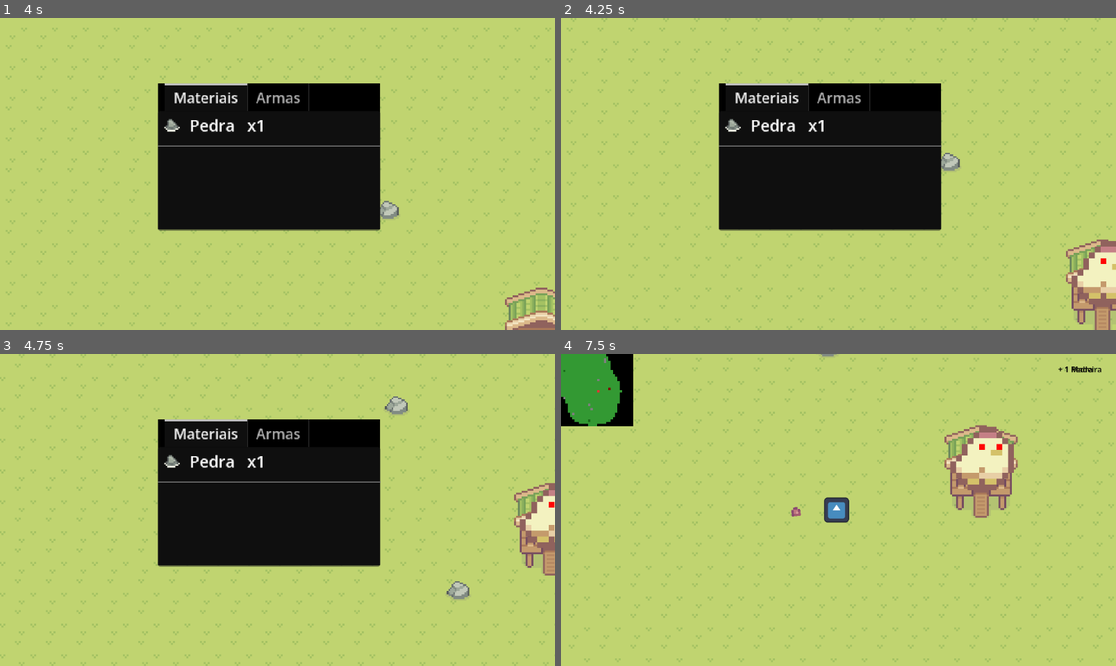
Above: before the commit, frames 1-4 (two rows, left to right).
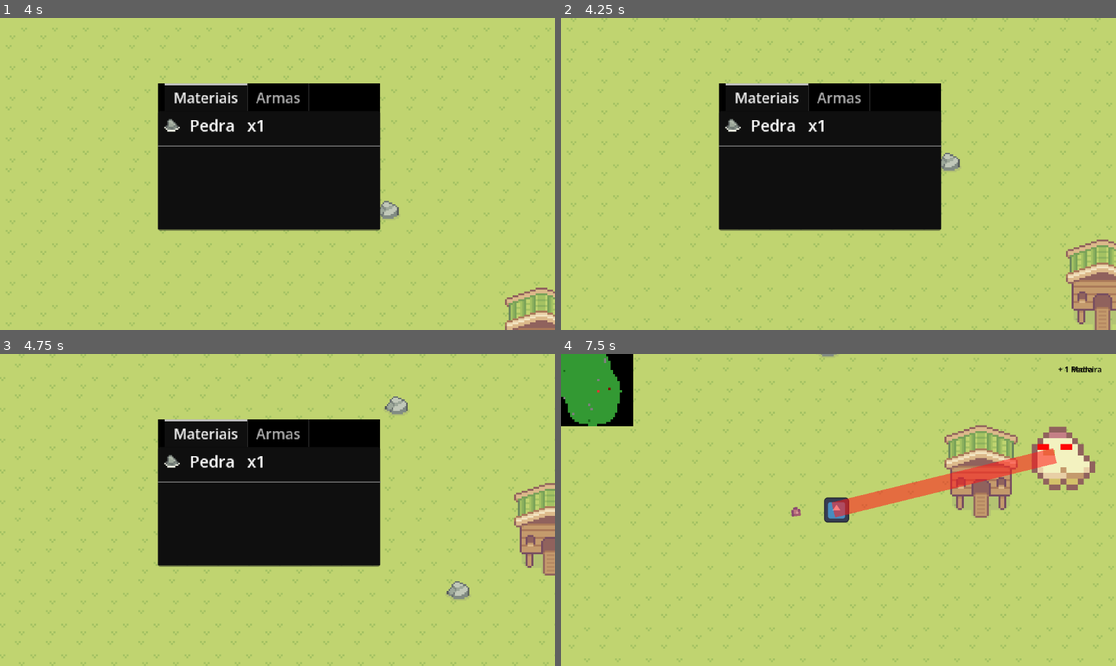
Above: after the commit, the same moments.

Repository: helionlf/Ex-companions
Game: Godot game, scene res://Scenes/MapaProceduralTeste.tscn
Two runs of this game, one before a commit and one after it. Both use one fixed random seed, a clock stepped at 60 frames per second and the inputs below. The engine's default icon, where the game draws it, is replaced by a stand-in: a white triangle on a blue panel in a dark square.
Inputs (mouse positions are in pixels of both pictures, inside the frame that each line leads up to):
- Up to frame 1 (4 s): tap Enter at 0.5 s; move the mouse to (38, 55) at 0.52 s; hold D (walk_right) 0.53-1.28 s; hold Q (Abrir) 0.53-1.28 s; click (38, 55) at 0.67 s; move the mouse to (166, 189) at 1.27 s; hold S (walk_down) 1.28-2.03 s; tap F (Fechar) at 1.35 s; move the mouse to (333, 105) at 2.02 s; hold D (walk_right) 2.03-2.78 s; hold E (Interagir) 2.03-2.78 s; move the mouse to (249, 236) at 2.77 s; hold W (walk_up) 2.78-3.53 s; tap T (Mochila) at 2.85 s; click (249, 236) at 2.92 s; move the mouse to (444, 220) at 3.52 s; hold S (walk_down) from 3.53 s (still down); hold Z (Zoom_Back) from 3.53 s (still down)
- Up to frame 2 (4.25 s): keep holding S (walk_down); keep holding Z (Zoom_Back)
- Up to frame 3 (4.75 s): keep holding S (walk_down); move the mouse to (111, 463) at 4.27 s; release Z (Zoom_Back) at 4.28 s; tap A (walk_feft) at 4.35 s
- Up to frame 4 (7.5 s): move the mouse to (866, 510) at 5.02 s; hold Q (Abrir) 5.03-5.78 s; click (866, 510) at 5.17 s; move the mouse to (755, 432) at 5.77 s; release S (walk_down) at 5.78 s; hold D (walk_right) 5.78-6.53 s; tap F (Fechar) at 5.85 s; move the mouse to (960, 494) at 6.52 s; hold W (walk_up) 6.53-7.28 s; hold E (Interagir) 6.53-7.28 s; move the mouse to (727, 525) at 7.27 s; hold D (walk_right) from 7.28 s (still down); tap T (Mochila) at 7.35 s; click (727, 525) at 7.42 s

Frame 1 is identical in both runs. In frame 2, 1.0% of the frame differs, in the area x 91-100%, y 71-92%; in frame 3, 0.7%; in frame 4, 4.5%, in the area x 48-97%, y 23-53%.
Error before the commit: Parse Error: Too few arguments for "move_and_collide()" call. Expected at least 1 but received 0. (res://Scenes/enemy_boss.gd:74)

Commit message:
move and slide

Diff:
--- a/ex-companions-game/Scenes/enemy_boss.gd
+++ b/ex-companions-game/Scenes/enemy_boss.gd
@@ -71,7 +71,7 @@
 		if is_instance_valid(time):
 			time.start()
 
-	move_and_collide()
+	move_and_slide()
 
 	# Animações
 	if velocity == Vector2.ZERO:
